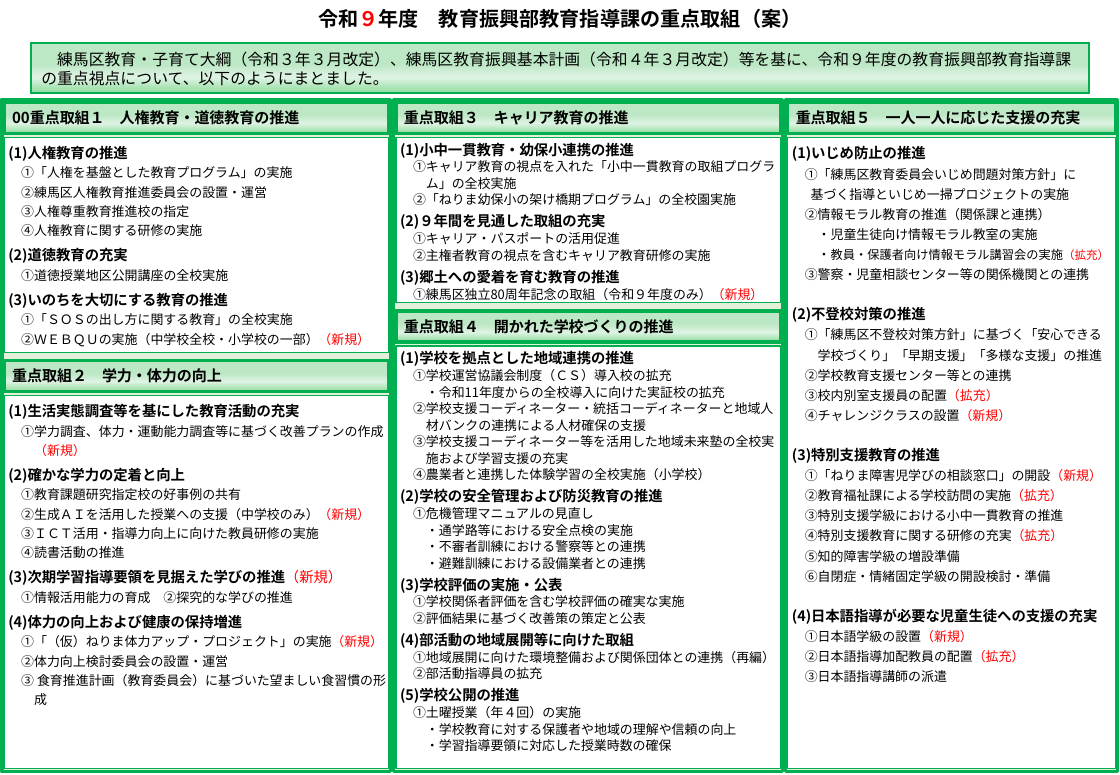
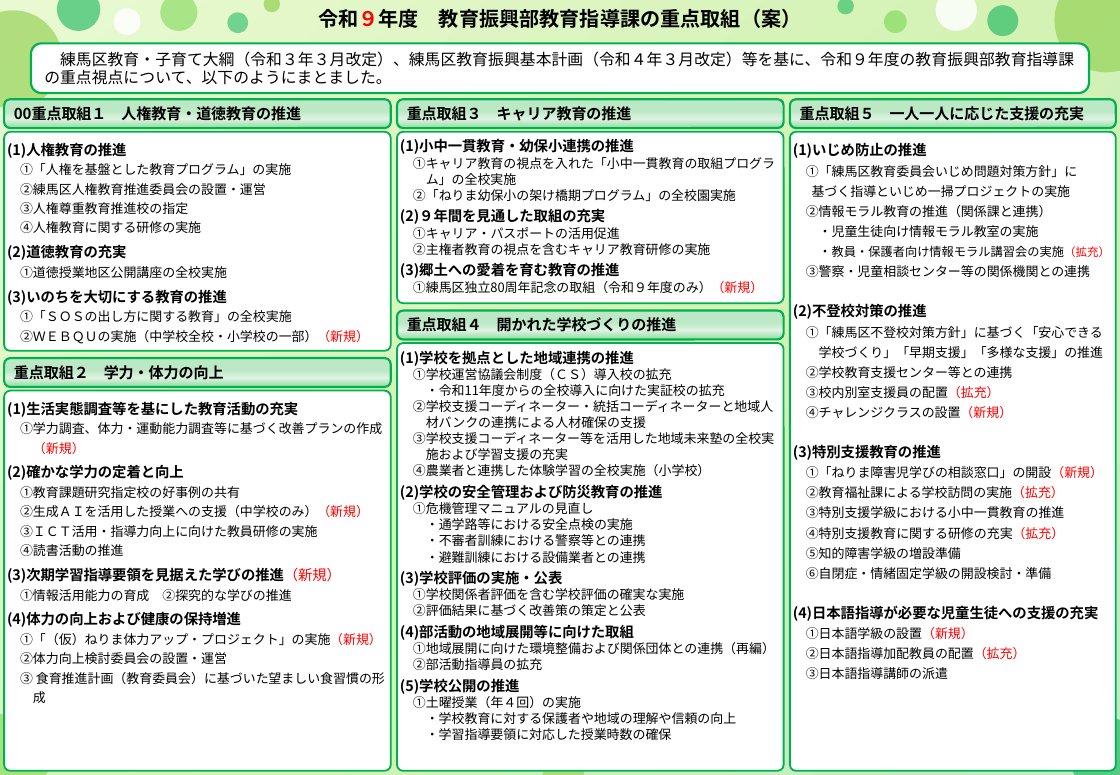
Before and after one commit to contynet730-star/con30, a slide deck: slide 1 of 教育指導課重点施策/令和９年度教育指導課の重点取組（案）_レイアウト調整版.pptx. Drawn at 1120x775 pixels with LibreOffice and Linux fonts; fonts in the diff are those of the drawing. Boxes give left, top, right and bottom in pixels: in the first picture for what was removed or moved away, otherwise in the second. Text is boxed around its words. In the diff, an @@ line names an element or a change of style, - is before the commit and + after.

```diff
--- a/教育指導課重点施策/令和９年度教育指導課の重点取組（案）_レイアウト調整版.pptx
+++ b/教育指導課重点施策/令和９年度教育指導課の重点取組（案）_レイアウト調整版.pptx
@@ background #FFFFFF to gradient #E9F9D2 to #D3F2B4 to #BDEBC4 @@
@@ ellipse added at box(0, 10, 62, 109), fill #92D050 at 65% opacity @@
@@ ellipse added at box(57, 0, 100, 31), fill #00B050 at 55% opacity @@
@@ ellipse added at box(114, 8, 141, 35), fill #FFFFFF at 85% opacity @@
@@ ellipse added at box(160, 0, 198, 31), fill #7ED957 at 60% opacity @@
@@ ellipse added at box(228, 12, 248, 33), fill #00B050 at 50% opacity @@
@@ ellipse added at box(264, 0, 280, 12), fill #92D050 at 70% opacity @@
@@ ellipse added at box(838, 0, 854, 14), fill #00B050 at 50% opacity @@
@@ ellipse added at box(884, 10, 907, 33), fill #7ED957 at 65% opacity @@
@@ ellipse added at box(936, 0, 977, 31), fill #FFFFFF at 85% opacity @@
@@ ellipse added at box(988, 5, 1019, 36), fill #00B050 at 55% opacity @@
@@ ellipse added at box(1055, 0, 1120, 72), fill #92D050 at 65% opacity @@
@@ rounded rectangle "練馬区教育・子育て大綱（令和３年３月改定）、練馬区教育振興基本計画（令和４年３月改定）等を基に、令和９年度の教育振興部教 ..." at box(31, 43, 1089, 93): rectangle to rounded rectangle; fill gradient #91DEA0 to #DFF3E3 to #BDE8C5 to #FFFFFF @@
@@ rectangle removed at box(2, 99, 391, 773) @@
@@ rectangle removed at box(394, 99, 783, 773) @@
@@ rectangle to rounded rectangle; outline #00B050 2.25 pt to #00B050 1.5 pt in 5 elements at box(397, 310, 784, 339), box(4, 99, 391, 128), box(4, 358, 391, 387), box(790, 99, 1116, 128), box(397, 99, 784, 128) @@
@@ 4 rounded rectangles: place and size @@
-4 rounded rectangles at box(4, 102, 1116, 392)
+4 rounded rectangles at box(4, 99, 1116, 387)
@@ rectangle removed at box(786, 99, 1118, 773) @@
@@ rectangle to rounded rectangle; outline #00B050 1 pt to #00B050 1.25 pt in 3 elements at box(790, 131, 1116, 770), box(4, 391, 391, 771), box(4, 131, 391, 351) @@
@@ rounded rectangle "(1)人権教育の推進": place and size @@
-rounded rectangle "(1)人権教育の推進" at box(4, 138, 389, 353)
+rounded rectangle "(1)人権教育の推進" at box(4, 131, 391, 351)
@@ rounded rectangle "(1)小中一貫教育・幼保小連携の推進" at box(397, 131, 784, 303): line spacing 11.5pt to 11.2pt; rectangle to rounded rectangle; outline #00B050 1 pt to #00B050 1.25 pt @@
@@ rounded rectangle "(1)小中一貫教育・幼保小連携の推進": place and size @@
-rounded rectangle "(1)小中一貫教育・幼保小連携の推進" at box(396, 138, 781, 303)
+rounded rectangle "(1)小中一貫教育・幼保小連携の推進" at box(397, 131, 784, 303)
@@ rounded rectangle "(1)いじめ防止の推進": place and size @@
-rounded rectangle "(1)いじめ防止の推進" at box(788, 138, 1116, 769)
+rounded rectangle "(1)いじめ防止の推進" at box(790, 131, 1116, 770)
@@ rounded rectangle "(1)学校を拠点とした地域連携の推進" at box(397, 343, 784, 771): line spacing 11.5pt to 11.2pt; rectangle to rounded rectangle; outline #00B050 1 pt to #00B050 1.25 pt @@
@@ rounded rectangle "(1)生活実態調査等を基にした教育活動の充実": place and size @@
-rounded rectangle "(1)生活実態調査等を基にした教育活動の充実" at box(4, 396, 389, 769)
+rounded rectangle "(1)生活実態調査等を基にした教育活動の充実" at box(4, 391, 391, 771)
@@ ellipse added at box(0, 714, 52, 775), fill #7ED957 at 60% opacity @@
@@ ellipse added at box(1070, 719, 1120, 775), fill #00B050 at 55% opacity @@
@@ ellipse added at box(543, 755, 584, 775), fill #92D050 at 60% opacity @@
```
